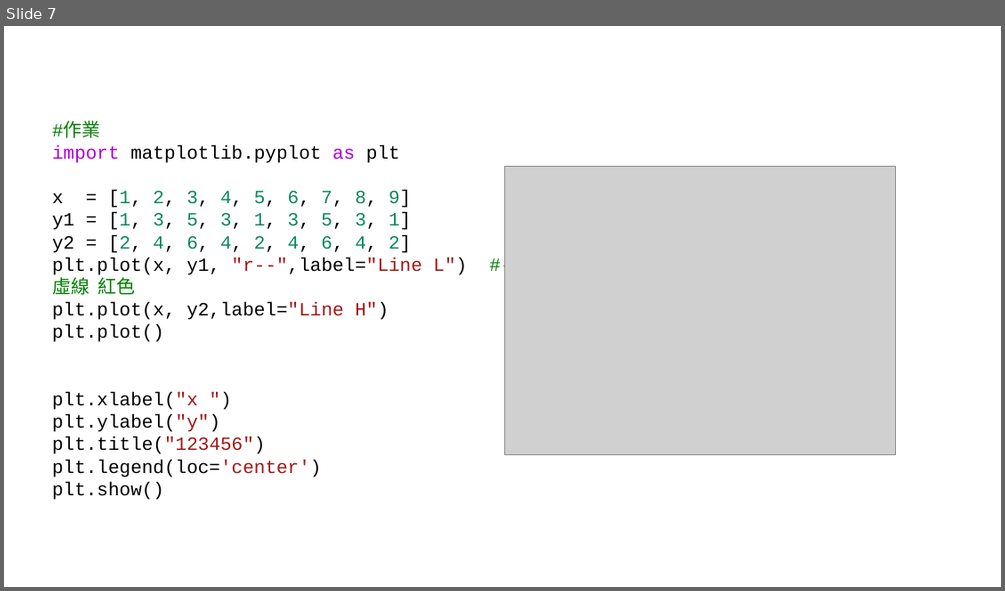
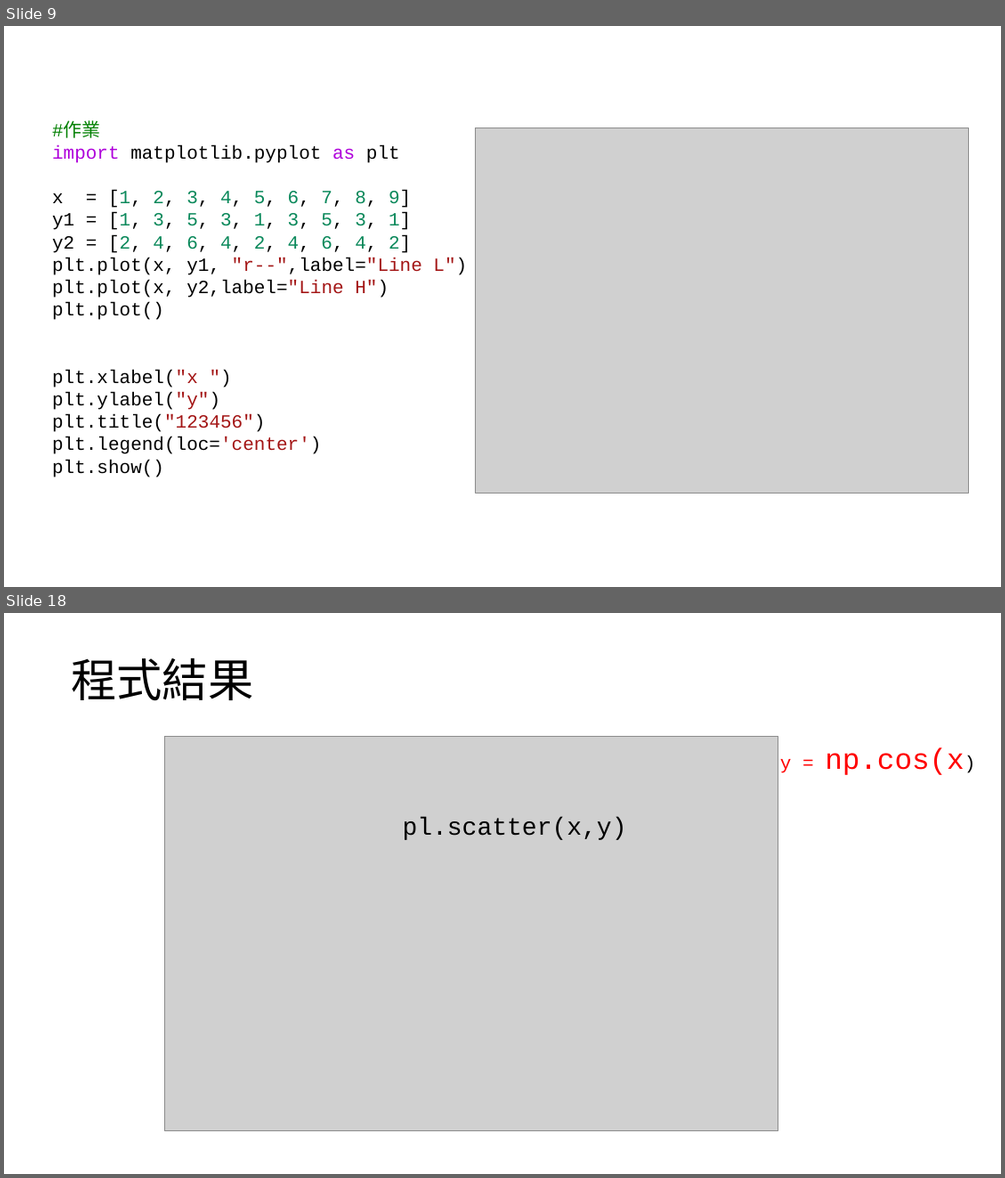
Before and after one commit to jon890613/Matplotlib, a slide deck: 簡報2.pptx. Shown one above the other, each under a label of ours: slide 7 before the commit, slides 9 and 18 after it; the slides between them are not shown. The pictures are 1005x591 and 1005x1178 pixels, drawn with LibreOffice and Linux fonts; fonts in the diff are those of the drawing; grey boxes stand for pictures. Boxes give left, top, right and bottom in pixels: in the first picture for what was removed or moved away, otherwise in the second. Text is boxed around its words. In the diff, an @@ line names an element or a change of style, - is before the commit and + after.

```diff
--- a/簡報2.pptx
+++ b/簡報2.pptx
@@ slide 18 added at (x1=4, y1=613, x2=1001, y2=1174), background #FFFFFF @@
@@ title added at (x1=71, y1=657, x2=253, y2=701), 44 pt, text #000000 @@
+程式結果
@@ picture added at (x1=165, y1=737, x2=778, y2=1130) @@
@@ text added at (x1=780, y1=747, x2=964, y2=775), 28 pt, text #FF0000 @@
+y = np.cos(x)
@@ text added at (x1=403, y1=818, x2=627, y2=840), 24 pt, text #000000 @@
+pl.scatter(x,y)
@@ what was slide 7 is now slide 9 @@
@@ slide 9 changed as well @@
@@ picture resized from (x1=505, y1=166, x2=896, y2=454) to (x1=475, y1=127, x2=969, y2=492) @@
@@ text at (x1=52, y1=257, x2=467, y2=275): text changed @@
-plt.plot(x, y1, "r--",label="Line L") #--虛線 紅色
+plt.plot(x, y1, "r--",label="Line L")
```
Also in this commit, not shown: 1 other slide changed, 16 other slides added, 1 slide removed.
